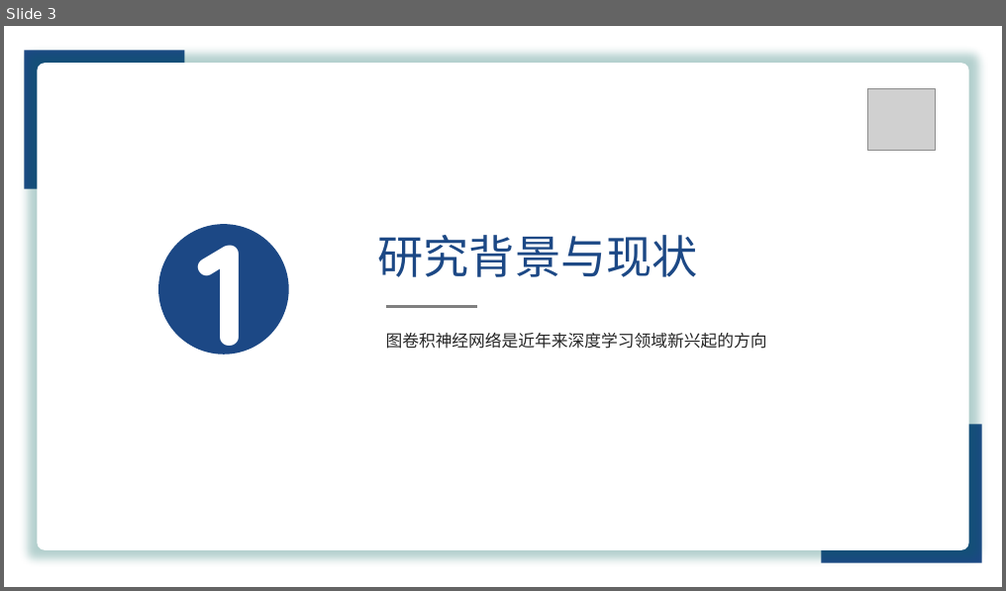
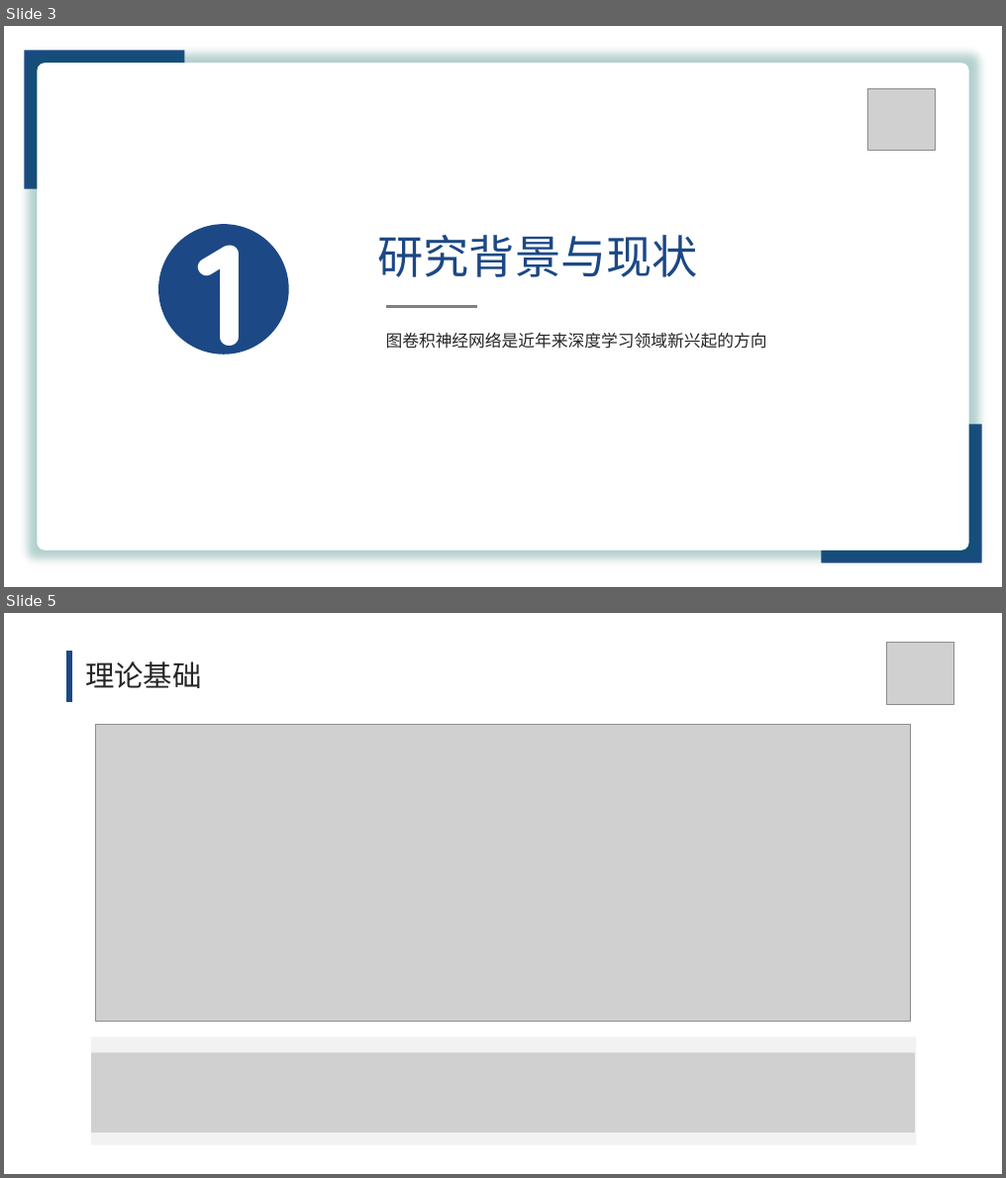
Before and after one commit to lt610/DeepGCN, a slide deck: 毕设提交/ppt/答辩ppt.pptx. Shown one above the other, each under a label of ours: slide 3 before the commit, slides 3 and 5 after it; the slides between them are not shown. The pictures are 1006x591 and 1006x1178 pixels, drawn with LibreOffice and Linux fonts; fonts in the diff are those of the drawing; grey boxes stand for pictures. Boxes give left, top, right and bottom in pixels: in the first picture for what was removed or moved away, otherwise in the second. Text is boxed around its words. In the diff, an @@ line names an element or a change of style, - is before the commit and + after.

```diff
--- a/毕设提交/ppt/答辩ppt.pptx
+++ b/毕设提交/ppt/答辩ppt.pptx
@@ slide 5 added at [4,613,1002,1174], background #FFFFFF @@
@@ line added from (69, 651) to (69, 702), #1C4885 6 pt @@
@@ text added at [85,662,201,688], 28 pt, text #262626 @@
+理论基础
@@ picture added at [887,643,954,705] @@
@@ picture added at [95,725,911,1021] @@
@@ rectangle added at [91,1038,917,1146], fill #F2F2F2 @@
@@ picture added at [91,1054,915,1134] @@
```
Also in this commit, not shown: 8 slides changed, 13 slides removed.
